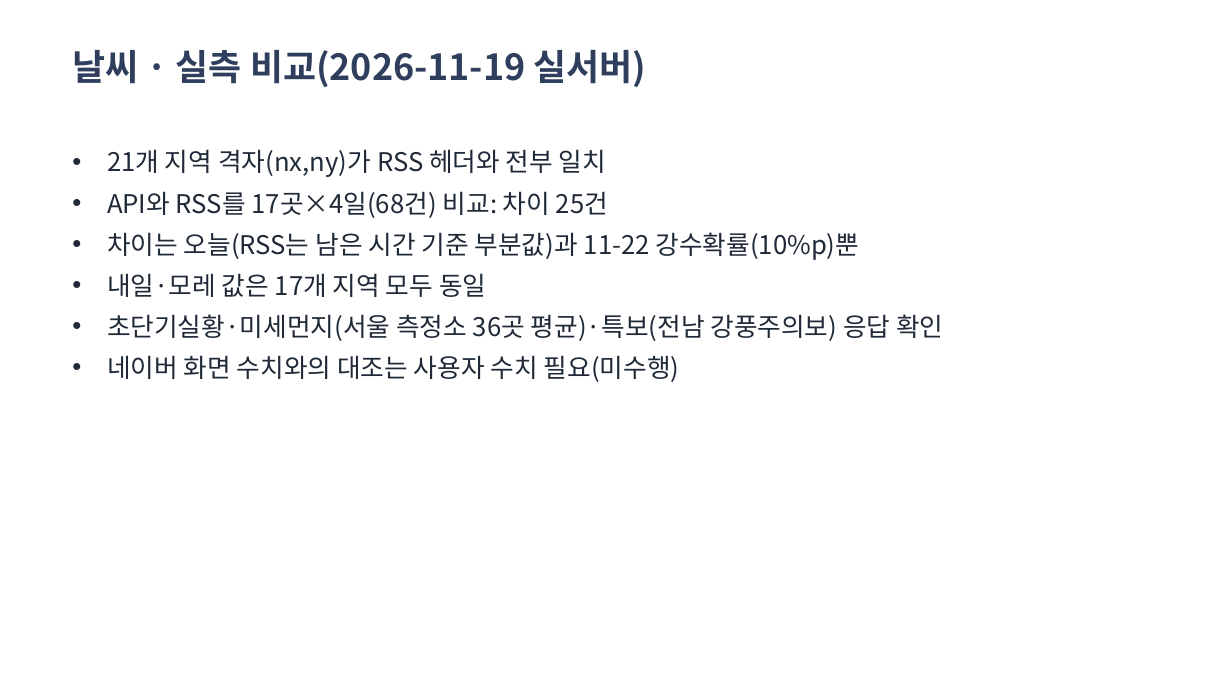
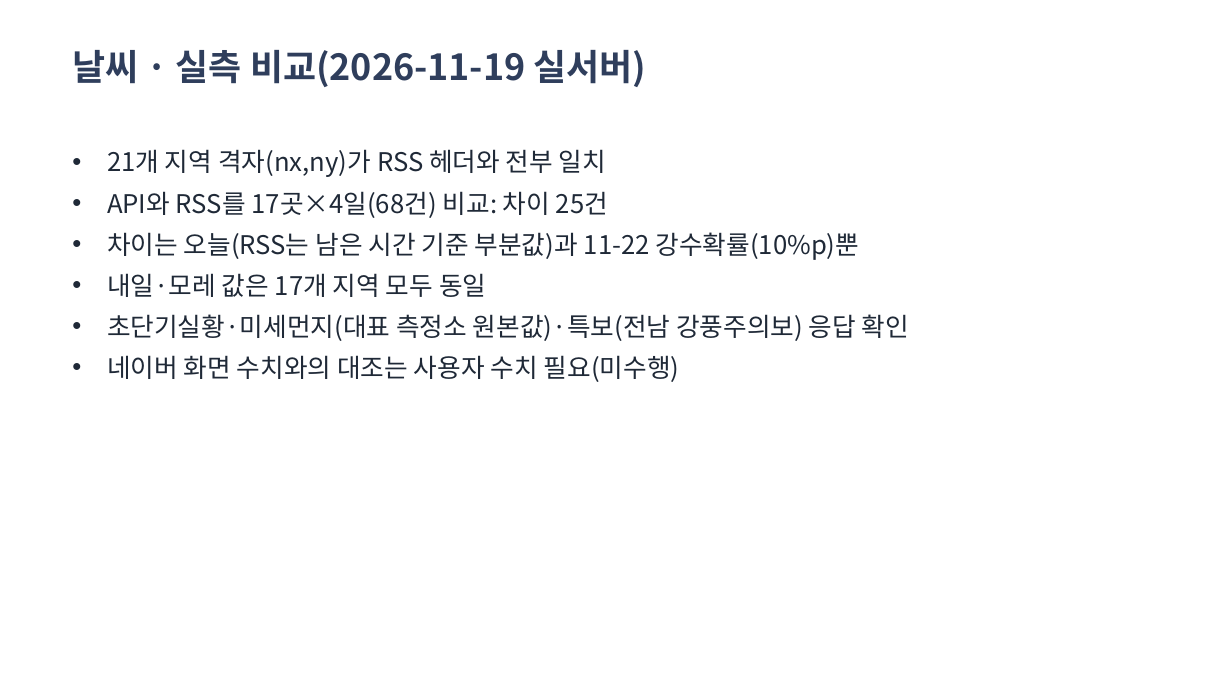
Before and after one commit to mycom0216/radio-mate-bot, a slide deck: slide 17 of docs/deliverables/20261119/06_라디오메이트_발표자료.pptx. Drawn at 1232x693 pixels with LibreOffice and Linux fonts; fonts in the diff are those of the drawing. Boxes give left, top, right and bottom in pixels: in the first picture for what was removed or moved away, otherwise in the second. Text is boxed around its words. In the diff, an @@ line names an element or a change of style, - is before the commit and + after.

```diff
--- a/docs/deliverables/20261119/06_라디오메이트_발표자료.pptx
+++ b/docs/deliverables/20261119/06_라디오메이트_발표자료.pptx
@@ text at <box>107,314,909,341</box>: text changed @@
-• 초단기실황·미세먼지(서울 측정소 36곳 평균)·특보(전남 강풍주의보) 응답 확인
+• 초단기실황·미세먼지(대표 측정소 원본값)·특보(전남 강풍주의보) 응답 확인
```
Also in this commit, not shown: 1 other slide changed, 27 other files.
